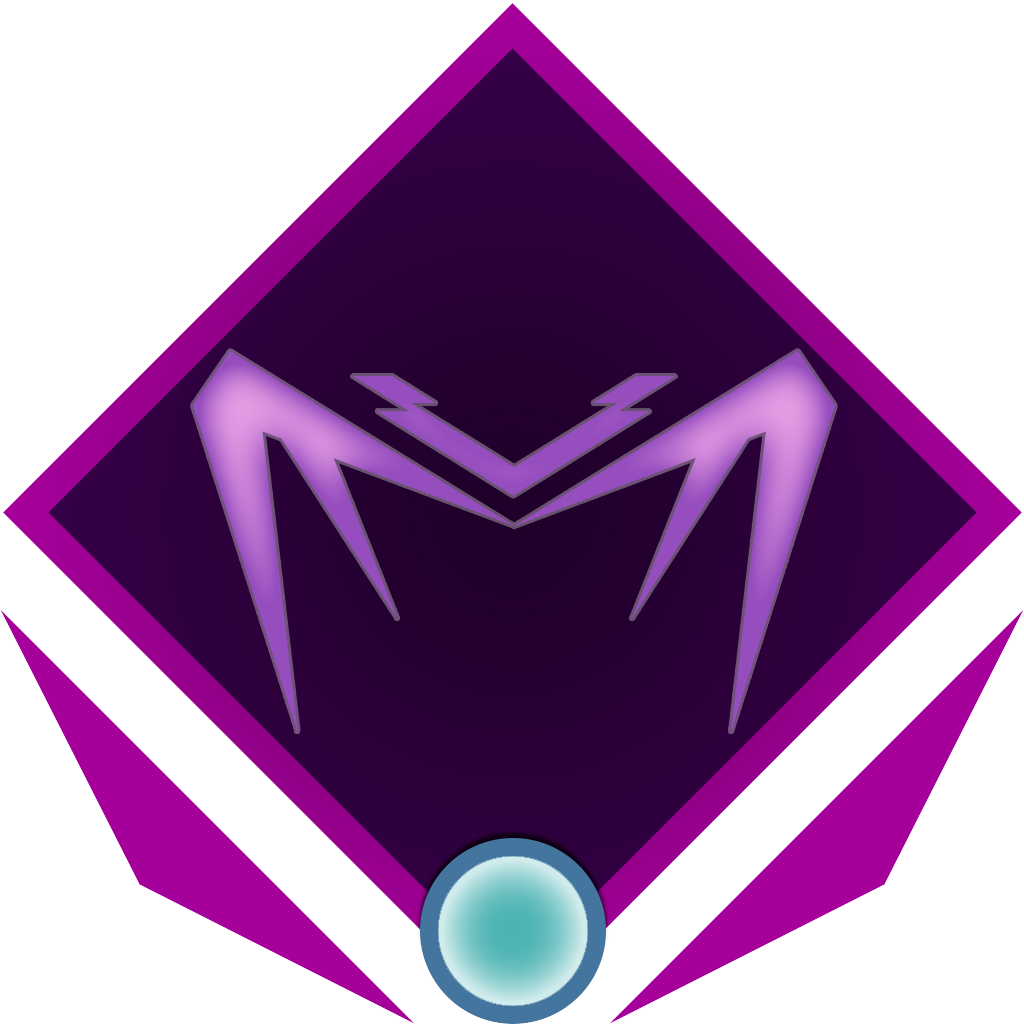
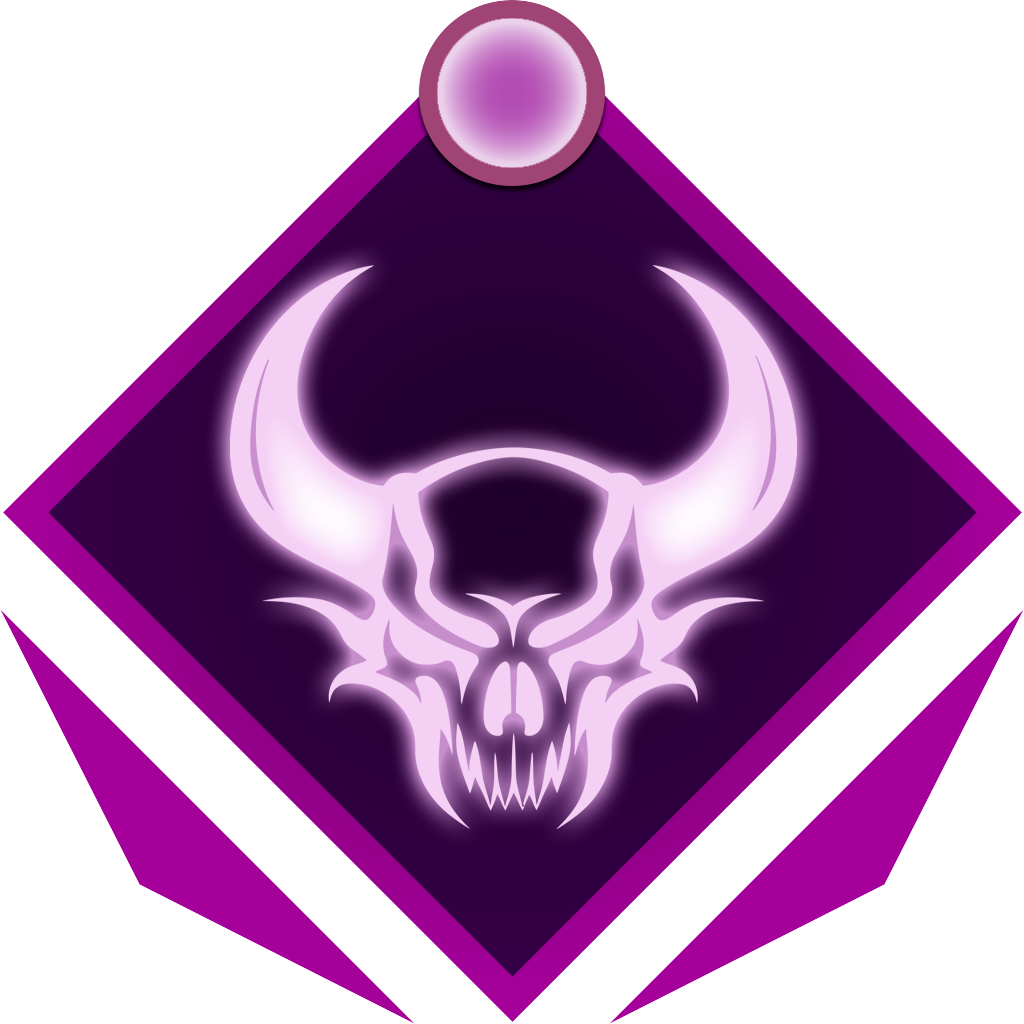
Comparing the layer stacks of the two 1024×1024 images. Changes:
showed group "Negative" (6 layers) over [226,0,802,351]
showed "1" over [415,0,609,194]
hid group "Positive" (6 layers) over [276,676,752,1024]
renamed "Layer 1" to "Hex", hid it over [193,351,835,732]
added layer "Demonize" in group "Aleian" over [230,265,797,829]